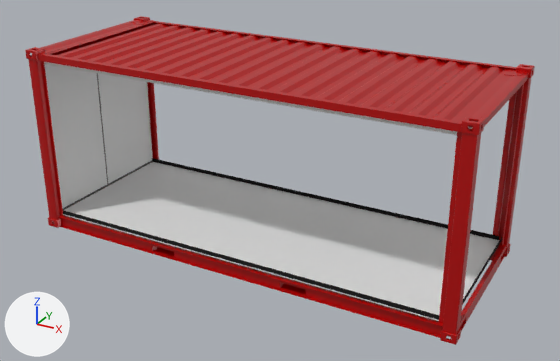
One commit to the glTF model public/models/container/20/container-shell.glb: the scene before it, then after it.
The view is the same before and after, from a 50 mm camera at (7.8, -7.21, 5.13) aimed at (3.2, 1.15, 0.95). Arrows for +X, +Y and +Z are at lower left; the lights stay in place.

Names of what the first picture shows: '20FT Blank_DryWall_Left_01', '20FT Blank_DryWall_RearTop_01', '20FT Blank_DryWall_Right_01', '20FT Blank_PlywoodWall_RearTop_01', '20FT Blank_PlywoodWall_RearTop_01.001', '20FT Container_Exterior_Blank_Bottom_01', '20FT Container_Exterior_Blank_RearTop_01', '20FT Interior_Blank_Floor_01.001'.
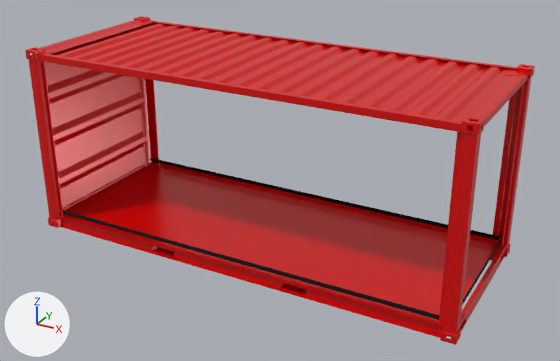
Location of each change, [x1, y1, x2, y2] in pixels of the pictures (560 x 361 px):
```json
{"object": "20FT Container_Exterior_Blank_RearTop_01", "change": "recoloured", "before": [25, 16, 535, 345], "after": [25, 16, 535, 345]}
{"object": "20FT Interior_Blank_Floor_01.001", "change": "deleted", "before": [63, 162, 500, 321]}
{"object": "20FT Blank_PlywoodWall_RearTop_01", "change": "deleted", "before": [44, 62, 473, 208]}
{"object": "20FT Container_Exterior_Blank_Bottom_01", "change": "recoloured", "before": [58, 163, 492, 338], "after": [58, 163, 492, 338]}
{"object": "20FT Blank_PlywoodWall_RearTop_01.001", "change": "deleted", "before": [62, 73, 152, 210]}
{"object": "20FT Blank_DryWall_RearTop_01", "change": "deleted", "before": [146, 82, 153, 158]}
```

Scene script edits in JSON lines:
```json
{"op": "set", "path": "mat_red.base_color", "old": "(0.498, 0.0, 0.0)", "new": "(0.729, 0.0, 0.0)", "note": "red #bb0000 -> red #de0000"}
{"op": "remove", "block": "ob_20ft_blank_drywall_reartop_01", "code": ["ob_20ft_blank_drywall_reartop_01 = bpy.data.objects.new('20FT Blank_DryWall_RearTop_01', me_mesh_3)", "ob_20ft_blank_drywall_reartop_01.location = (0.0, 0.0, 0.0)"]}
{"op": "remove", "block": "ob_20ft_interior_blank_floor_01_001", "code": ["ob_20ft_interior_blank_floor_01_001 = bpy.data.objects.new('20FT Interior_Blank_Floor_01.001', me_mesh_5)", "ob_20ft_interior_blank_floor_01_001.location = (0.0, 0.0, 0.0)"]}
{"op": "remove", "block": "ob_20ft_blank_plywoodwall_reartop_01", "code": ["ob_20ft_blank_plywoodwall_reartop_01 = bpy.data.objects.new('20FT Blank_PlywoodWall_RearTop_01', me_mesh_8)", "ob_20ft_blank_plywoodwall_reartop_01.location = (0.0, 0.0, 0.0)"]}
{"op": "remove", "block": "ob_20ft_blank_plywoodwall_reartop_01_001", "code": ["ob_20ft_blank_plywoodwall_reartop_01_001 = bpy.data.objects.new('20FT Blank_PlywoodWall_RearTop_01.001', me_mesh_9)", "ob_20ft_blank_plywoodwall_reartop_01_001.location = (0.0, 0.0, 0.0)"]}
```
